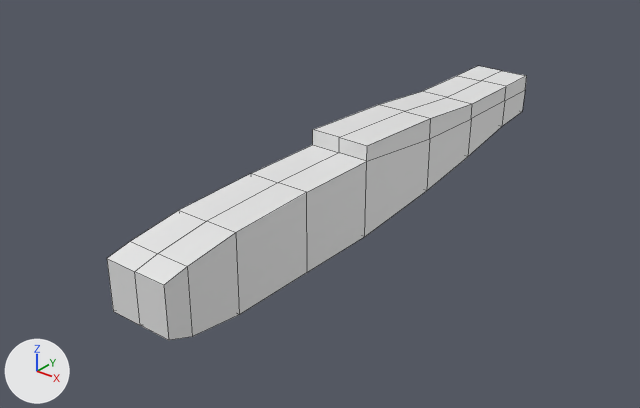
The Blender file S4UVMapping.blend as it was, and as the next commit left it.
One viewpoint serves both versions: a camera (50 mm lens) standing at (2.46, -3.43, 1.86) and looking at (-0.03, -0.32, -0.07). The lights are fixed; the arrows at lower left show +X, +Y and +Z. Mesh edges are drawn as thin lines.
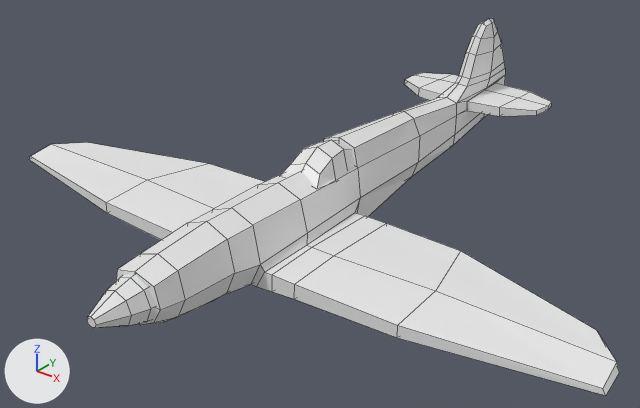
What differs and where, as boxes [x1, y1, x2, y2] in the pictures (640 x 408 px):
'Cube.001', reshaped (40% wider, 37% taller): before [107, 66, 527, 340]; after [29, 19, 619, 396]
'Cylinder', added: after [87, 274, 155, 328]
'Cube.002', added: after [281, 140, 355, 188]

What changed in the scene script:
```text
Change me_cube_001:
    used by ob_cube_001; location = (0.0, -0.433, -0.029); scale = (0.168, 0.268, 0.201)
    remove me_cube_001.from_pydata(...)  # 43 vertices, 32 faces; spans x 0.0..1.0, y -4.06..7.07, z -1.02..1.43
    add me_cube_001.from_pydata(...)  # 132 vertices, 114 faces; spans x 0.0..9.98, y -4.06..7.07, z -1.02..2.95
    me_cube_001 part 1
    6 vertices are removed from x 0.0..1.0, y 2.98..7.07, z -0.05..1.1
    20 faces are deleted
    20 vertices move from x 0.0..1.0, y -4.06..7.03, z -1.02..1.43 to x 0.0..0.77, y -4.06..6.74, z -0.92..1.35
    95 vertices are added at x 0.0..9.98, y -4.06..7.07, z -1.02..2.95
    102 new faces join them
Add me_cube_002:
    me_cube_002.from_pydata(...)  # 22 vertices, 16 faces; spans x 0.0..0.116, y -0.212..0.139, z -0.059..0.09
Add me_cylinder:
    me_cylinder.from_pydata(...)  # 32 vertices, 26 faces; spans x -1.18..1.18, y -1.2..1.16, z -1.02..1.59
Add ob_cube_002:
    ob_cube_002 = bpy.data.objects.new('Cube.002', me_cube_002)
    ob_cube_002.location = (0.0, -0.312, 0.174)
    _m = ob_cube_002.modifiers.new('Mirror', 'MIRROR')
    _m.use_clip = True
Add ob_cylinder:
    ob_cylinder = bpy.data.objects.new('Cylinder', me_cylinder)
    ob_cylinder.location = (0.0, -1.597, -0.018)
    ob_cylinder.rotation_euler = (1.571, 0.0, 0.0)  # degrees (90, 0, 0)
    ob_cylinder.scale = (0.0939, 0.0939, 0.0939)
```
